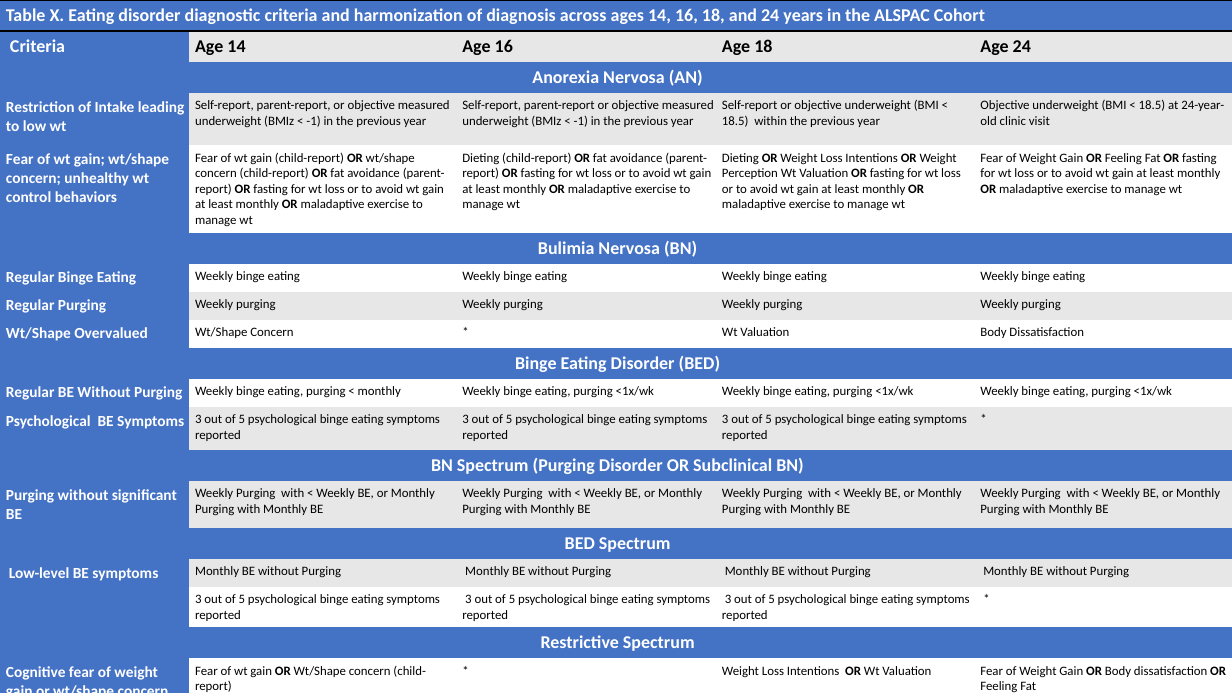
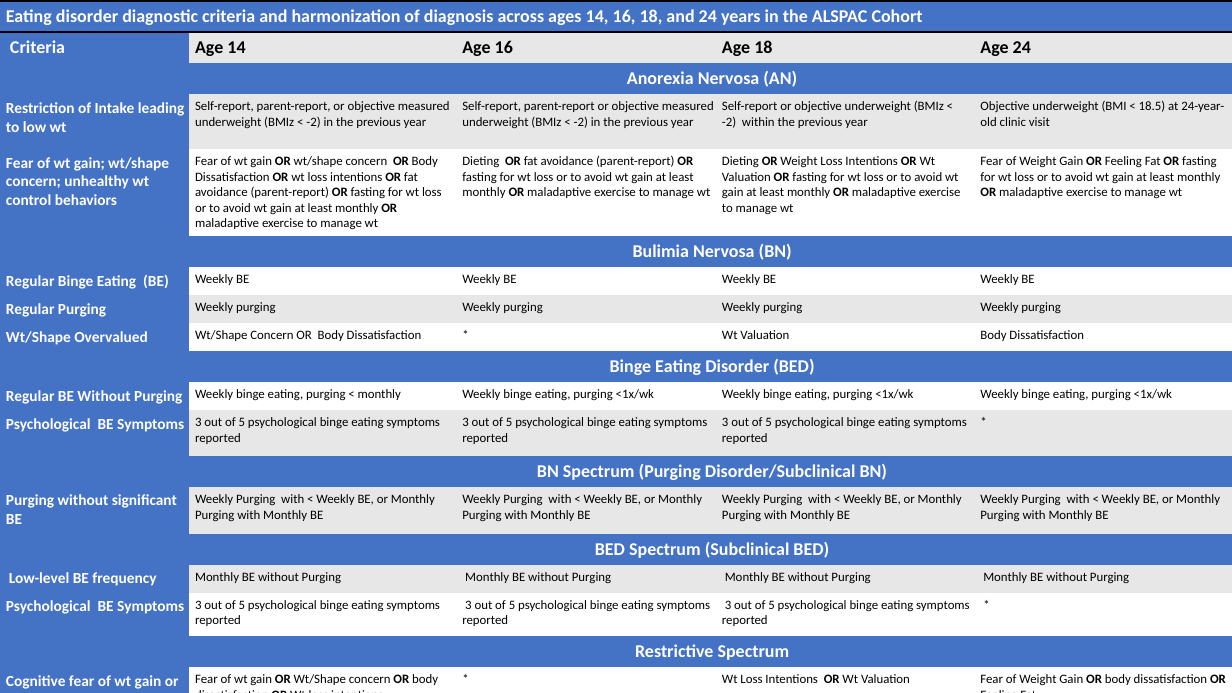
Before and after one commit to embark-lab/ALSPAC-PA-trajectories, a slide deck: slide 1 of figs/ALSPAC DX.pptx. Drawn at 1232x693 pixels with LibreOffice and Linux fonts; fonts in the diff are those of the drawing. Boxes give left, top, right and bottom in pixels: in the first picture for what was removed or moved away, otherwise in the second. Text is boxed around its words. In the diff, an @@ line names an element or a change of style, - is before the commit and + after.

```diff
--- a/figs/ALSPAC DX.pptx
+++ b/figs/ALSPAC DX.pptx
@@ table at bbox=[0, 1, 1232, 693] @@
-row 1, column 1: Table X. Eating disorder diagnostic criteria and harmonization of diagnosis across ages 14, 16, 18, and 24 years in the ALSPAC Cohort
+row 1, column 1: Eating disorder diagnostic criteria and harmonization of diagnosis across ages 14, 16, 18, and 24 years in the ALSPAC Cohort
-row 3, column 1: Anorexia Nervosa (AN)
+row 3, column 1: 
-row 3, column 2: 
+row 3, column 2: Anorexia Nervosa (AN)
-row 4: Restriction of Intake leading to low wt | Self-report, parent-report, or objective measured underweight (BMIz < -1) in the previous year | Self-report, parent-report or objective measured underweight (BMIz < -1) in the previous year | Self-report or objective underweight (BMI < 18.5) within the previous year | Objective underweight (BMI < 18.5) at 24-year-old clinic visit
+row 4: Restriction of Intake leading to low wt | Self-report, parent-report, or objective measured underweight (BMIz < -2) in the previous year | Self-report, parent-report or objective measured underweight (BMIz < -2) in the previous year | Self-report or objective underweight (BMIz < / -2) within the previous year | Objective underweight (BMI < 18.5) at 24-year-old clinic visit
-row 5: Fear of wt gain; wt/shape concern; unhealthy wt control behaviors | Fear of wt gain (child-report) OR wt/shape concern (child-report) OR fat avoidance (parent-report) OR fasting for wt loss or to avoid wt gain at least monthly OR maladaptive exercise to manage wt | Dieting (child-report) OR fat avoidance (parent-report) OR fasting for wt loss or to avoid wt gain at least monthly OR maladaptive exercise to manage wt | Dieting OR Weight Loss Intentions OR Weight Perception Wt Valuation OR fasting for wt loss or to avoid wt gain at least monthly OR maladaptive exercise to manage wt | Fear of Weight Gain OR Feeling Fat OR fasting for wt loss or to avoid wt gain at least monthly OR maladaptive exercise to manage wt
+row 5: Fear of wt gain; wt/shape concern; unhealthy wt control behaviors | Fear of wt gain OR wt/shape concern OR Body Dissatisfaction OR wt loss intentions OR fat avoidance (parent-report) OR fasting for wt loss or to avoid wt gain at least monthly OR maladaptive exercise to manage wt | Dieting OR fat avoidance (parent-report) OR fasting for wt loss or to avoid wt gain at least monthly OR maladaptive exercise to manage wt | Dieting OR Weight Loss Intentions OR Wt Valuation OR fasting for wt loss or to avoid wt gain at least monthly OR maladaptive exercise to manage wt | Fear of Weight Gain OR Feeling Fat OR fasting for wt loss or to avoid wt gain at least monthly OR maladaptive exercise to manage wt
-row 6, column 1: Bulimia Nervosa (BN)
+row 6, column 1: 
-row 6, column 2: 
+row 6, column 2: Bulimia Nervosa (BN)
-row 7: Regular Binge Eating | Weekly binge eating | Weekly binge eating | Weekly binge eating | Weekly binge eating
+row 7: Regular Binge Eating (BE) | Weekly BE | Weekly BE | Weekly BE | Weekly BE
-row 9, column 2: Wt/Shape Concern
+row 9, column 2: Wt/Shape Concern OR Body Dissatisfaction
-row 10, column 1: Binge Eating Disorder (BED)
+row 10, column 1: 
-row 10, column 2: 
+row 10, column 2: Binge Eating Disorder (BED)
-row 13, column 1: BN Spectrum (Purging Disorder OR Subclinical BN)
+row 13, column 1: 
-row 13, column 2: 
+row 13, column 2: BN Spectrum (Purging Disorder/Subclinical BN)
-row 15, column 1: BED Spectrum
+row 15, column 1: 
-row 15, column 2: 
+row 15, column 2: BED Spectrum (Subclinical BED)
-row 16, column 1: Low-level BE symptoms
+row 16, column 1: Low-level BE frequency
-row 17, column 1: 
+row 17, column 1: Psychological BE Symptoms
-row 18, column 1: Restrictive Spectrum
+row 18, column 1: 
-row 18, column 2: 
+row 18, column 2: Restrictive Spectrum
-row 19: Cognitive fear of weight gain or wt/shape concern | Fear of wt gain OR Wt/Shape concern (child-report) | * | Weight Loss Intentions OR Wt Valuation | Fear of Weight Gain OR Body dissatisfaction OR Feeling Fat
+row 19: Cognitive fear of wt gain or wt/shape concern | Fear of wt gain OR Wt/Shape concern OR body dissatisfaction OR Wt loss intentions | * | Wt Loss Intentions OR Wt Valuation | Fear of Weight Gain OR body dissatisfaction OR Feeling Fat
-row 20, column 2: OR fasting for wt loss or to avoid wt gain at least monthly OR maladaptive exercise to manage wt OR fat avoidance (parent-report)
+row 20, column 2: Fasting for wt loss or to avoid wt gain at least monthly OR maladaptive exercise to manage wt OR fat avoidance (parent-report)
```
Also in this commit, not shown: 3 other files.
